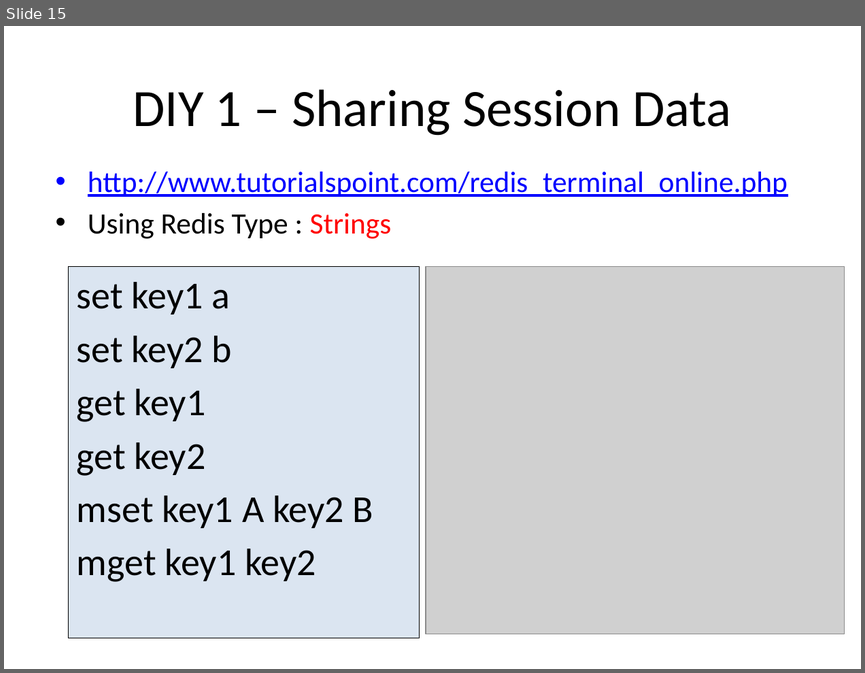
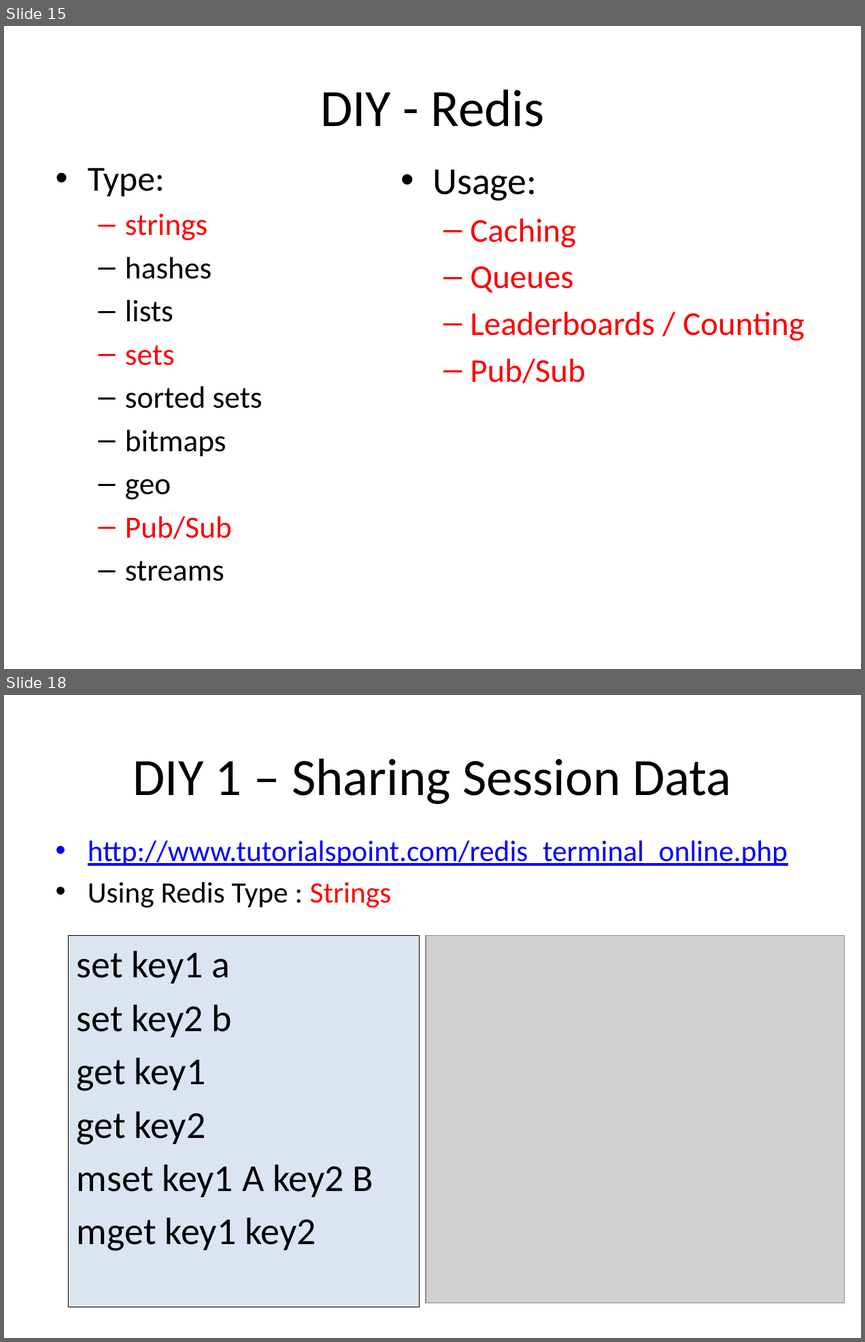
Before and after one commit to jimliu7434/microservice-sample, a slide deck: Microservice.pptx. Shown one above the other, each under a label of ours: slide 15 before the commit, slides 15 and 18 after it; the slides between them are not shown. The pictures are 865x673 and 865x1342 pixels, drawn with LibreOffice and Linux fonts; fonts in the diff are those of the drawing; grey boxes stand for pictures. Boxes give left, top, right and bottom in pixels: in the first picture for what was removed or moved away, otherwise in the second. Text is boxed around its words. In the diff, an @@ line names an element or a change of style, - is before the commit and + after.

```diff
--- a/Microservice.pptx
+++ b/Microservice.pptx
@@ slide 15 added at (4, 26, 861, 669), background #FFFFFF @@
@@ title added at (320, 89, 545, 127), 44 pt, text #000000 @@
+DIY - Redis
@@ text added at (88, 167, 262, 581), 25.9 pt, text #000000 @@
+• Type:
+  – strings
+  – hashes
+  – lists
+  – sets
+  – sorted sets
+  – bitmaps
+  – geo
+  – Pub/Sub
+  – streams
@@ text added at (432, 169, 804, 383), 28 pt, text #FF0000 @@
+• Usage:
+  – Caching
+  – Queues
+  – Leaderboards / Counting
+  – Pub/Sub
@@ what was slide 15 is now slide 18 @@
```
Also in this commit, not shown: 9 slides changed, 2 other slides added.
